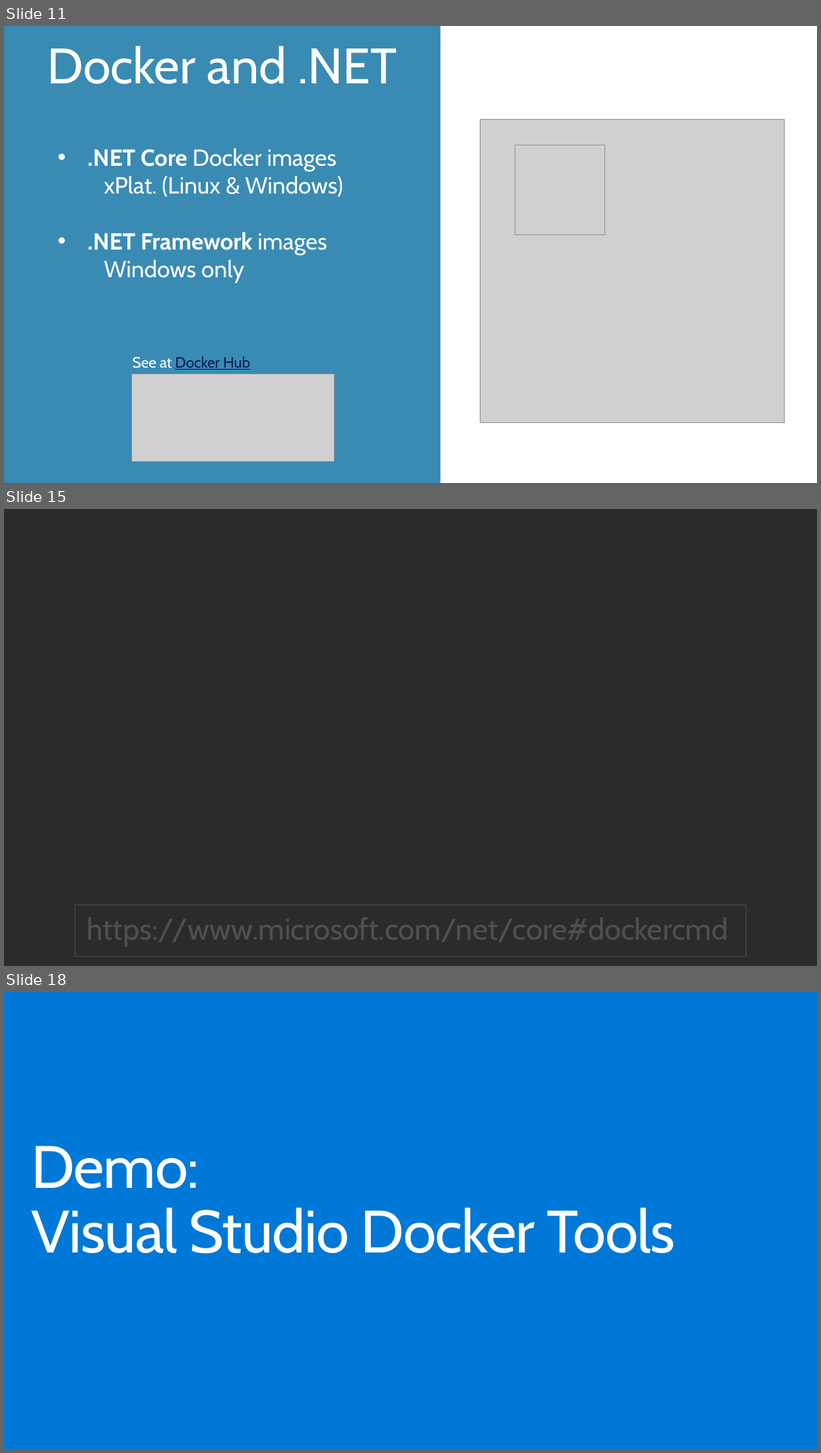
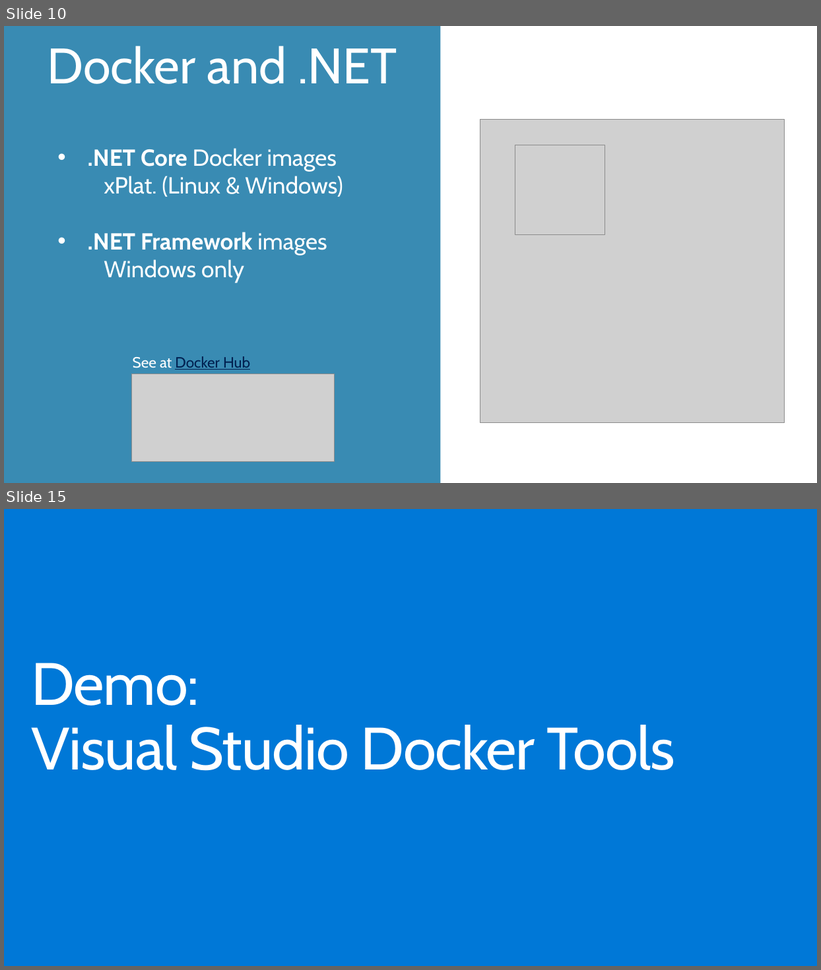
Before and after one commit to dotnet-presentations/dotnetcore-workshop, a slide deck: NET-Core-Containers/netcore-containers.pptx. Shown one above the other, each under a label of ours: slides 11, 15 and 18 before the commit, slides 10 and 15 after it; the slides between them are not shown. The pictures are 821x1453 and 821x970 pixels, drawn with LibreOffice and Linux fonts; fonts in the diff are those of the drawing; grey boxes stand for pictures; background and template pictures are left out; a plain dark background stands for a picture behind light text. Boxes give left, top, right and bottom in pixels: in the first picture for what was removed or moved away, otherwise in the second. Text is boxed around its words. In the diff, an @@ line names an element or a change of style, - is before the commit and + after.

```diff
--- a/NET-Core-Containers/netcore-containers.pptx
+++ b/NET-Core-Containers/netcore-containers.pptx
@@ slide 15 removed at (4,509,817,966), background picture (left out) @@
@@ rectangle removed at (75,905,746,957) @@
-https://www.microsoft.com/net/core#dockercmd
@@ what was slide 11 is now slide 10 @@
@@ what was slide 18 is now slide 15 @@
```
Also in this commit, not shown: 2 slides changed, 2 slides added, 4 other slides removed.
